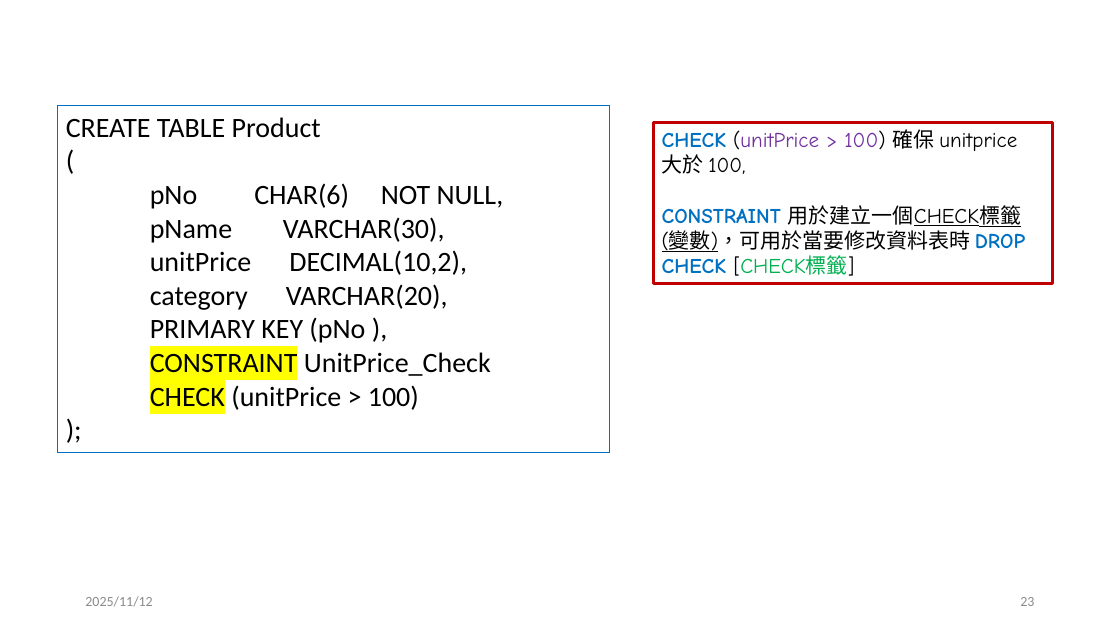
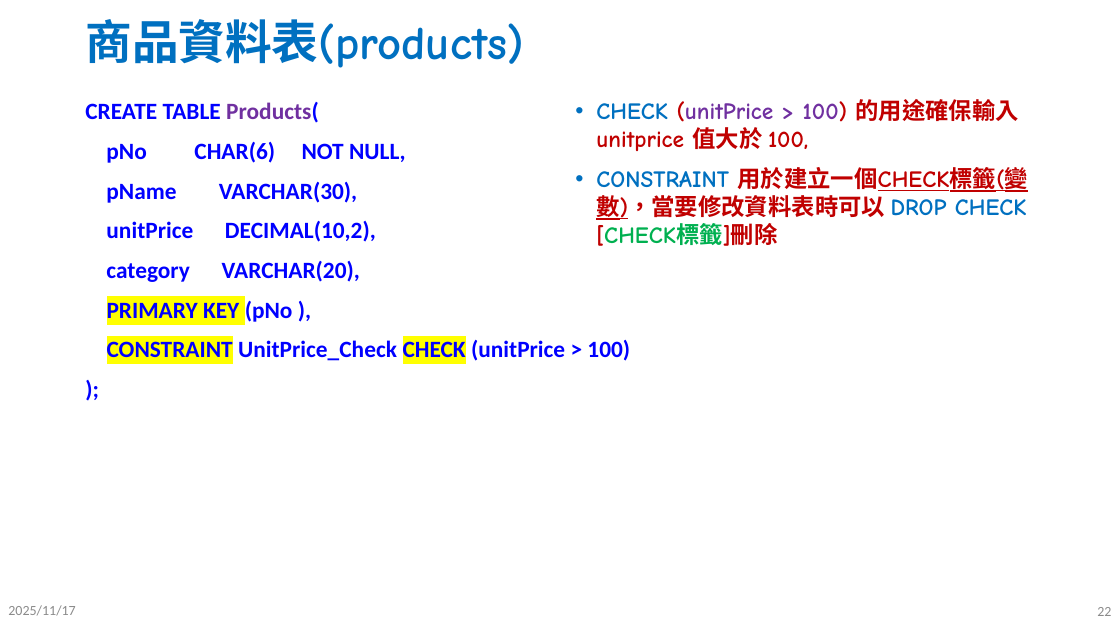
Before and after one commit to jc7qx/2025DB, a slide deck: slide 22 of slides/w10SQL1.pptx (slide 23 before the commit). Drawn at 1120x630 pixels with LibreOffice and Linux fonts; fonts in the diff are those of the drawing. Boxes give left, top, right and bottom in pixels: in the first picture for what was removed or moved away, otherwise in the second. Text is boxed around its words. In the diff, an @@ line names an element or a change of style, - is before the commit and + after.

```diff
--- a/slides/w10SQL1.pptx
+++ b/slides/w10SQL1.pptx
@@ title added at <box>85,19,523,68</box>, 40 pt, text #0070C0, bold @@
+商品資料表(products)
@@ text "CREATE TABLE Products(": place and size @@
-text "CREATE TABLE Products(" at <box>58,105,610,453</box>
+text "CREATE TABLE Products(" at <box>85,102,630,361</box>
@@ text "CREATE TABLE Products(" at <box>85,102,630,361</box>: outline #0070C0 0.75 pt to none @@
@@ text at <box>85,102,319,123</box>: text changed; size 24 to 20 pt; text colour #000000 to #0000FF; bold on @@
-CREATE TABLE Product
-(
+CREATE TABLE Products(
@@ text "CHECK (unitPrice > 100) 的用途確保輸入 ...": place and size @@
-text "CHECK (unitPrice > 100) 的用途確保輸入 ..." at <box>654,123,1053,284</box>
+text "CHECK (unitPrice > 100) 的用途確保輸入 ..." at <box>596,99,1028,246</box>
@@ text "CHECK (unitPrice > 100) 的用途確保輸入 ..." at <box>596,99,1028,246</box>: outline #C00000 2.25 pt to none @@
@@ text at <box>596,99,1028,246</box>: text changed; size 18 to 20 pt; text colour #000000 to #C00000; bold on @@
-CHECK (unitPrice > 100) 確保 unitprice 大於 100,
-CONSTRAINT 用於建立一個CHECK標籤(變數)，可用於當要修改資料表時 DROP CHECK [CHECK標籤]
+• CHECK (unitPrice > 100) 的用途確保輸入 unitprice 值大於 100,
+• CONSTRAINT 用於建立一個CHECK標籤(變數)，當要修改資料表時可以 DROP CHECK [CHECK標籤]刪除
@@ text at <box>106,142,406,322</box>: size 24 to 20 pt, text colour #000000 to #0000FF, bold on in "pNo CHAR(6) NOT NULL,", "pName VARCHAR(30),", "unitPrice DECIMAL(10,2),", "category VARCHAR(20)," and 2 more places; highlight none to #FFFF00 in "PRIMARY KEY"; more space between paragraphs @@
@@ text at <box>107,340,630,361</box>: text changed; size 24 to 20 pt; text colour #000000 to #0000FF; bold on @@
-CONSTRAINT UnitPrice_Check
-CHECK (unitPrice > 100)
+CONSTRAINT UnitPrice_Check CHECK (unitPrice > 100)
@@ text at <box>8,605,75,616</box>: text changed @@
-2025/11/12
+2025/11/17
@@ page number at <box>1097,607,1111,616</box>: text changed @@
-23
+22
```
Also in this commit, not shown: 38 other slides changed, 9 slides added, 19 slides removed, 3 other files.
